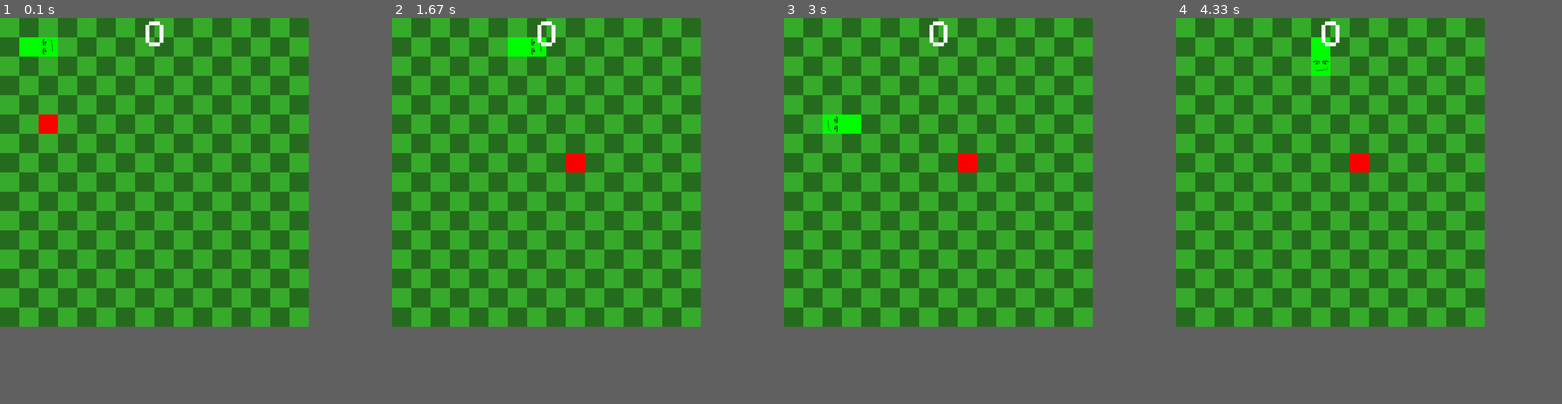
Above: before the commit, frames 1-4 (left to right).
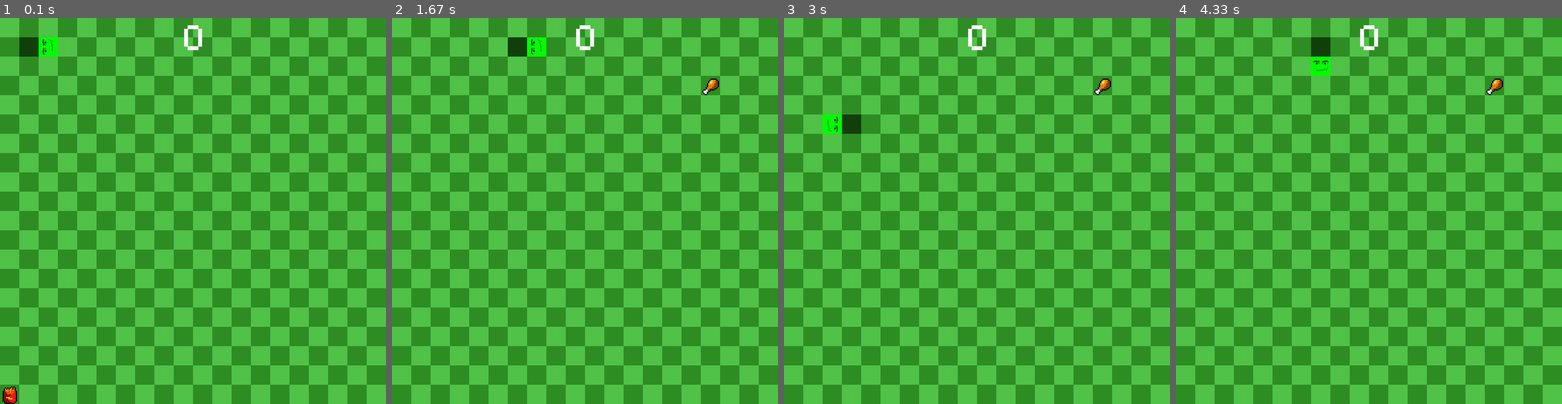
Above: after the commit, the same moments.

Repository: ericafk0001/pygame-snake
Game: pygame game, started from main.py
Two runs of this game, one before a commit and one after it. Both use one fixed random seed, a clock stepped at 60 frames per second and the inputs below.
Inputs:
- Up to frame 1 (0.1 s): no input
- Up to frame 2 (1.67 s): hold Right 0.33-0.8 s; hold Up 0.83-1.3 s; hold Right from 1.33 s (still down)
- Up to frame 3 (3 s): release Right at 1.8 s; hold Left 1.83-2.37 s; hold Down 2.4-2.7 s; hold Left from 2.73 s (still down)
- Up to frame 4 (4.33 s): release Left at 3.13 s; hold Up 3.17-3.53 s; hold Right 3.57-4.2 s; hold Down from 4.23 s (still down)
In our replay, the window is 720x720 before the commit and 900x900 after it. These sizes can differ from the game's own. Grey fills any space a smaller window leaves; there, only what the larger window draws over its background counts as a difference.

The runs differ from the first frame. In frame 1, 82% of the frame differs, in the area x 0-100%, y 0-100%; in frame 2, 82%; in frame 3, 82%; in frame 4, 82%.

Commit message:
Add random food items Change screen size

Diff:
--- a/main.py
+++ b/main.py
@@ -15,12 +15,14 @@
 eat_sound.set_volume(0.2)
 death_sound.set_volume(0.2)
 
-SW, SH = 800, 800
+DARK_GREEN = (19, 66, 13)
+GREEN = (0, 255, 0)
 
+SW, SH = 1000, 1000
 BLOCK_SIZE = 50
 FONT= pygame.font.Font("PixelifySans-Regular.ttf", BLOCK_SIZE*2)
 
-screen = pygame.display.set_mode((800, 800))
+screen = pygame.display.set_mode((1000, 1000))
 pygame.display.set_caption("Snake")
 clock = pygame.time.Clock()
 #checkboard grid
@@ -28,9 +30,9 @@
     for x in range(0, SW, BLOCK_SIZE):
         for y in range(0, SH, BLOCK_SIZE):
             if (x // BLOCK_SIZE + y // BLOCK_SIZE) % 2 == 0:
-                color = "#3aad2d"
+                color = "#53c449"
             else:
-                color = "#286e20"
+                color = "#308f25"
             rect = pygame.Rect(x, y, BLOCK_SIZE, BLOCK_SIZE)
             pygame.draw.rect(screen, color, rect)
 
@@ -72,12 +74,23 @@
 
 class Apple:
   def __init__(self):
+    self.images = [
+      pygame.image.load("8.png"),
+      pygame.image.load("17.png"),
+      pygame.image.load("24.png"),
+      pygame.image.load("65.png"),
+      pygame.image.load("85.png")
+    ]
+    self.image = random.choice(self.images)
+    self.image = pygame.transform.scale(self.image, (BLOCK_SIZE, BLOCK_SIZE))
+
+    #randomize food position
     self.x = int(random.randint(0, SW)/BLOCK_SIZE) * BLOCK_SIZE
     self.y = int(random.randint(0, SH)/BLOCK_SIZE) * BLOCK_SIZE
     self.rect = pygame.Rect(self.x, self.y, BLOCK_SIZE, BLOCK_SIZE)
 
   def update(self):
-    pygame.draw.rect(screen, "red", self.rect)
+    screen.blit(self.image, (self.x, self.y))
 
 score = FONT.render("0", True, "white")
 score_rect = score.get_rect(center=(SW/2, SH/20))
@@ -123,8 +136,9 @@
 
   screen.blit(rotated_image, (snake.head.x, snake.head.y))
 
-  for square in snake.body:
-    pygame.draw.rect(screen, "green", square)
+  for index, square in enumerate(snake.body):
+     color = DARK_GREEN if index % 2 == 0 else GREEN
+     pygame.draw.rect(screen, color, square)
 
   screen.blit(score, score_rect)
 
Binary file added: 17.png
Binary file added: 24.png
Binary file added: 65.png
Binary file added: 8.png
Binary file added: 85.png
